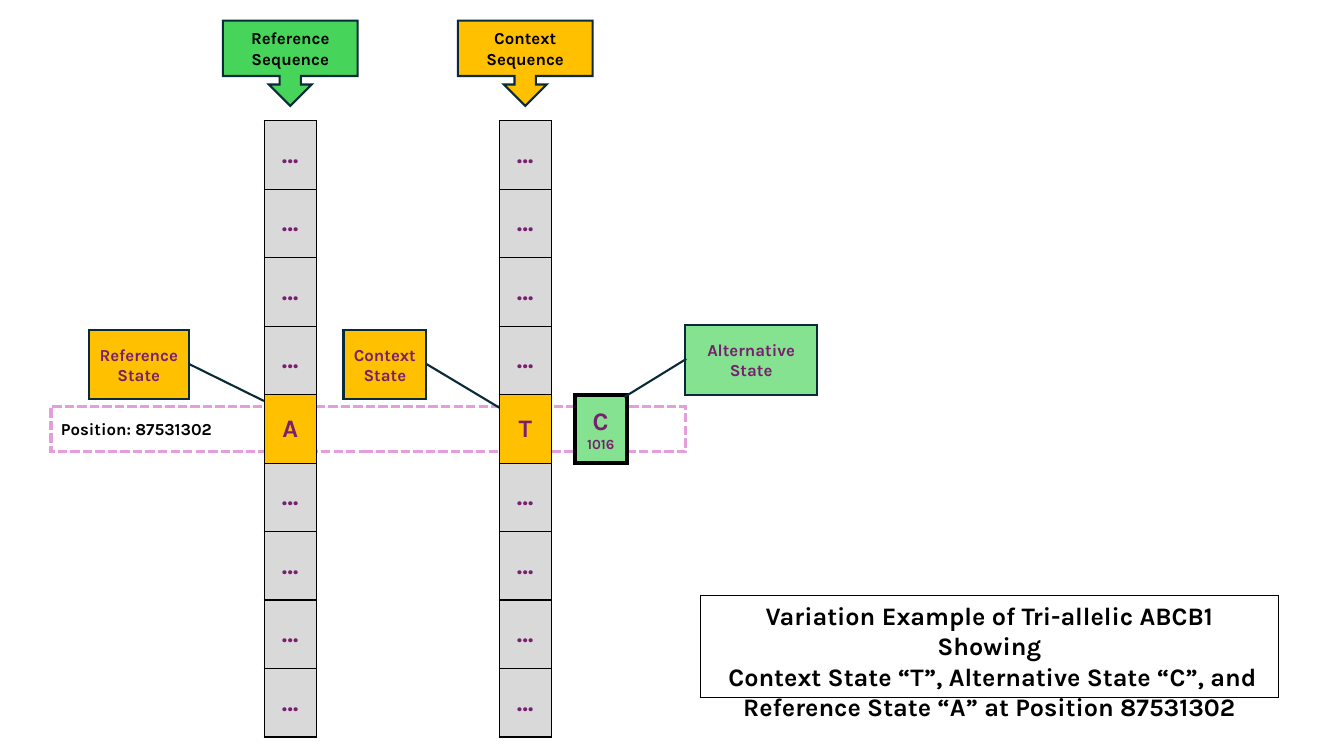
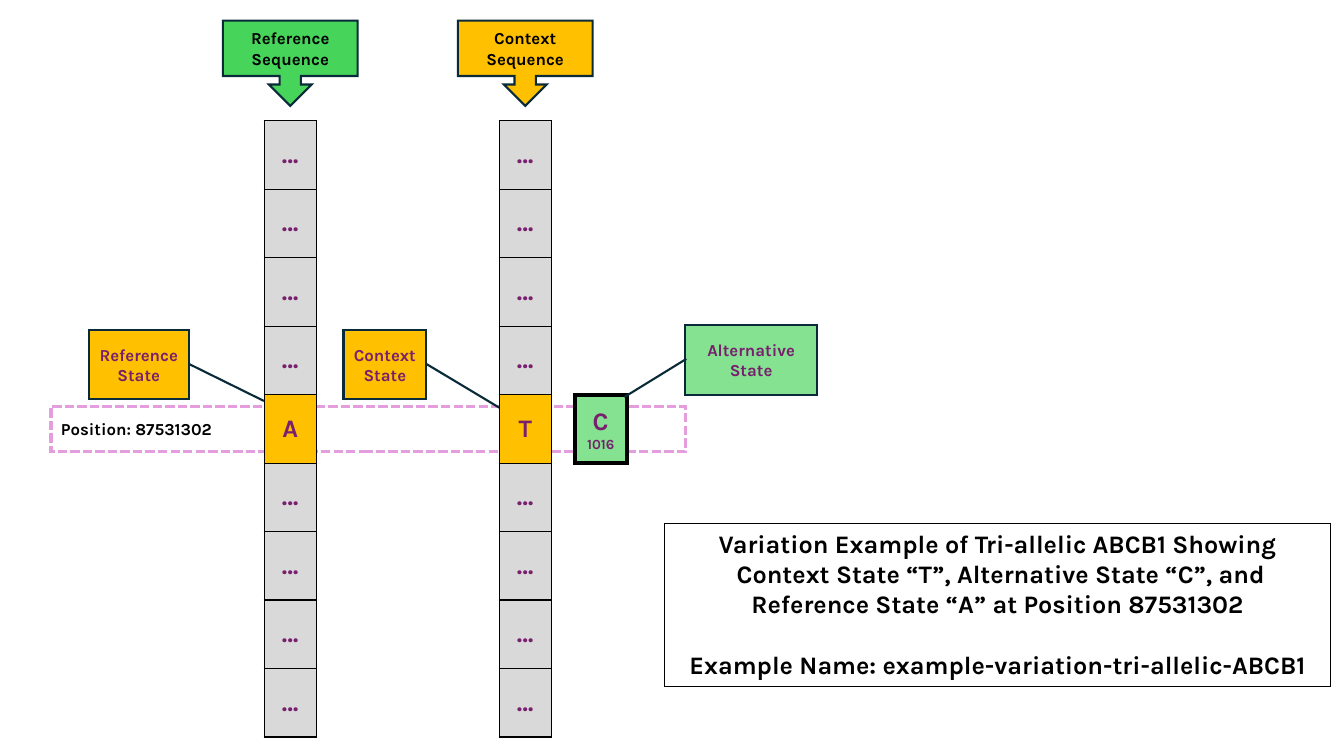
Before and after one commit to HL7/molecular-definition-data-types, a slide deck: slide 4 of input/pagecontent/MolDef-IG-Figures-Source.pptx. Drawn at 1344x756 pixels with LibreOffice and Linux fonts; fonts in the diff are those of the drawing. Boxes give left, top, right and bottom in pixels: in the first picture for what was removed or moved away, otherwise in the second. Text is boxed around its words. In the diff, an @@ line names an element or a change of style, - is before the commit and + after.

Commit message:
updating allele figure and adding example names

```diff
--- a/input/pagecontent/MolDef-IG-Figures-Source.pptx
+++ b/input/pagecontent/MolDef-IG-Figures-Source.pptx
@@ rectangle "Variation Example of Tri-allelic ABCB1 ...": place and size @@
-rectangle "Variation Example of Tri-allelic ABCB1 ..." at box(701, 596, 1278, 698)
+rectangle "Variation Example of Tri-allelic ABCB1 ..." at box(664, 523, 1331, 687)
@@ text in rectangle at box(689, 656, 1306, 680): paragraph added @@
+Example Name: example-variation-tri-allelic-ABCB1
```
Also in this commit, not shown: 1 other slide changed.
